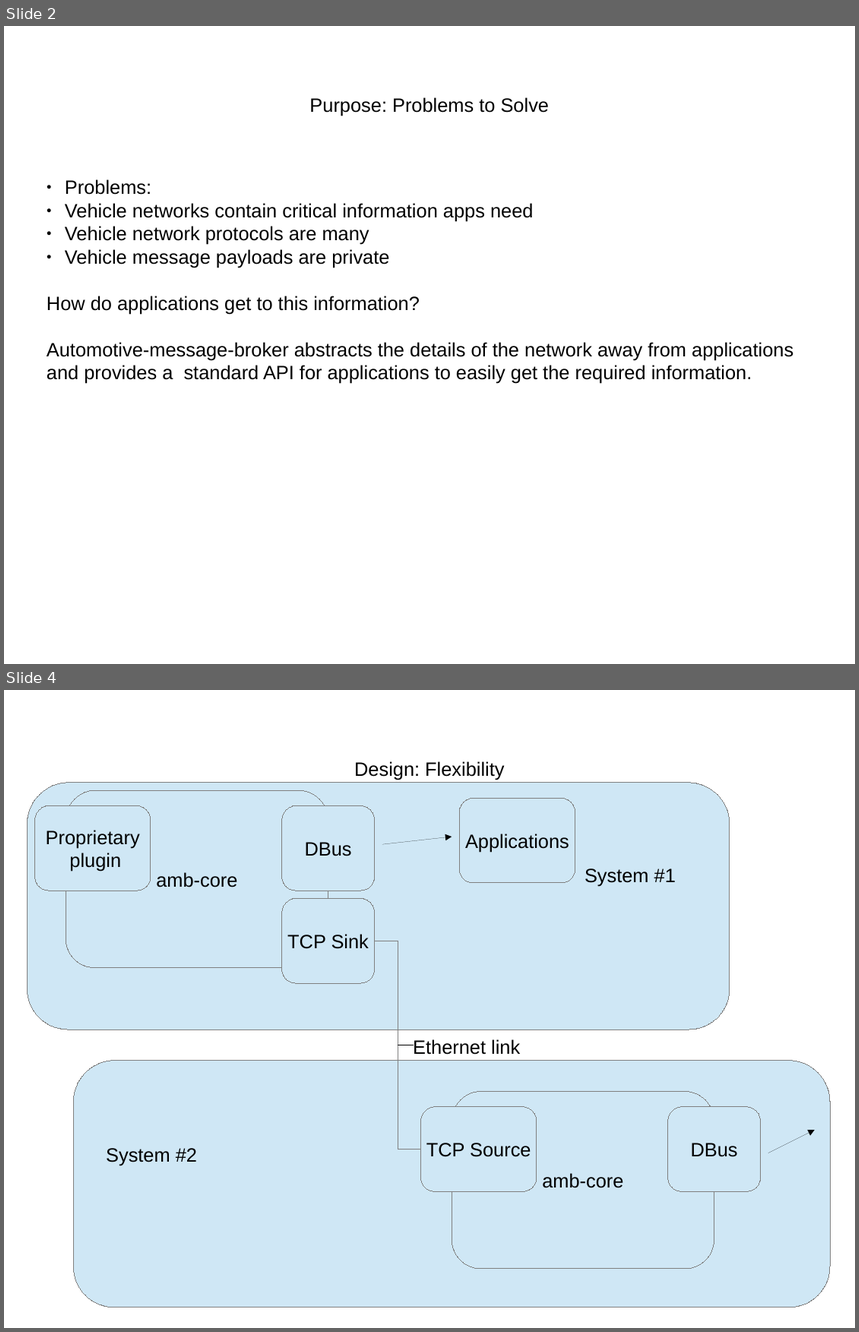
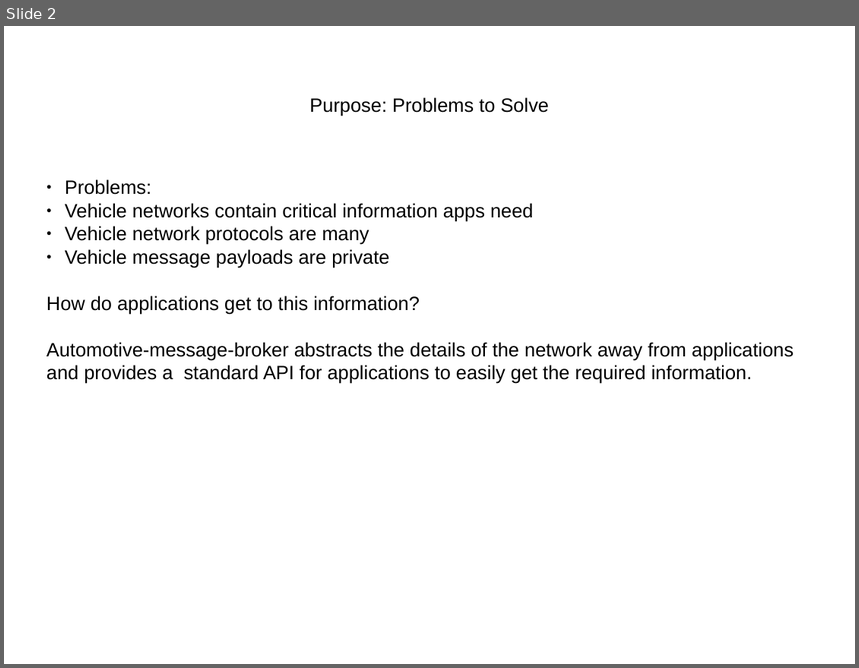
Before and after one commit to otcshare/automotive-message-broker, a slide deck: automotive-message-broker.odp. Shown one above the other, each under a label of ours: slides 2 and 4 before the commit, slide 2 after it; the slides between them are not shown. The pictures are 859x1332 and 859x668 pixels, drawn with LibreOffice and Linux fonts; fonts in the diff are those of the drawing. Boxes give left, top, right and bottom in pixels: in the first picture for what was removed or moved away, otherwise in the second. Text is boxed around its words. In the diff, an @@ line names an element or a change of style, - is before the commit and + after.

```diff
--- a/automotive-message-broker.odp
+++ b/automotive-message-broker.odp
@@ slide 4 removed at [4,690,855,1328], background #FFFFFF @@
@@ title removed at [354,761,504,780] @@
-Design: Flexibility
@@ rounded rectangle removed at [27,783,730,1030] @@
@@ rounded rectangle removed at [66,790,329,968] @@
-amb-core
@@ rounded rectangle removed at [460,798,576,883] @@
-Applications
@@ rounded rectangle removed at [35,806,151,891] @@
-Proprietary
-plugin
@@ rounded rectangle removed at [282,806,375,891] @@
-DBus
@@ arrow removed from (382, 844) to (452, 837) @@
@@ text removed at [585,869,676,887] @@
-System #1
@@ rounded rectangle removed at [282,898,375,983] @@
-TCP Sink
@@ elbow line removed from (375, 941) to (421, 1150) @@
@@ line removed from (398, 1046) to (414, 1046) @@
@@ text removed at [413,1040,520,1055] @@
-Ethernet link
@@ rounded rectangle removed at [73,1061,830,1308] @@
@@ rounded rectangle removed at [452,1091,715,1269] @@
-amb-core
@@ rounded rectangle removed at [421,1107,537,1192] @@
-TCP Source
@@ rounded rectangle removed at [668,1107,761,1192] @@
-DBus
@@ arrow removed from (769, 1154) to (815, 1130) @@
@@ text removed at [106,1148,197,1167] @@
-System #2
```
Also in this commit, not shown: 2 slides changed, 1 slide added, 12 other files.
